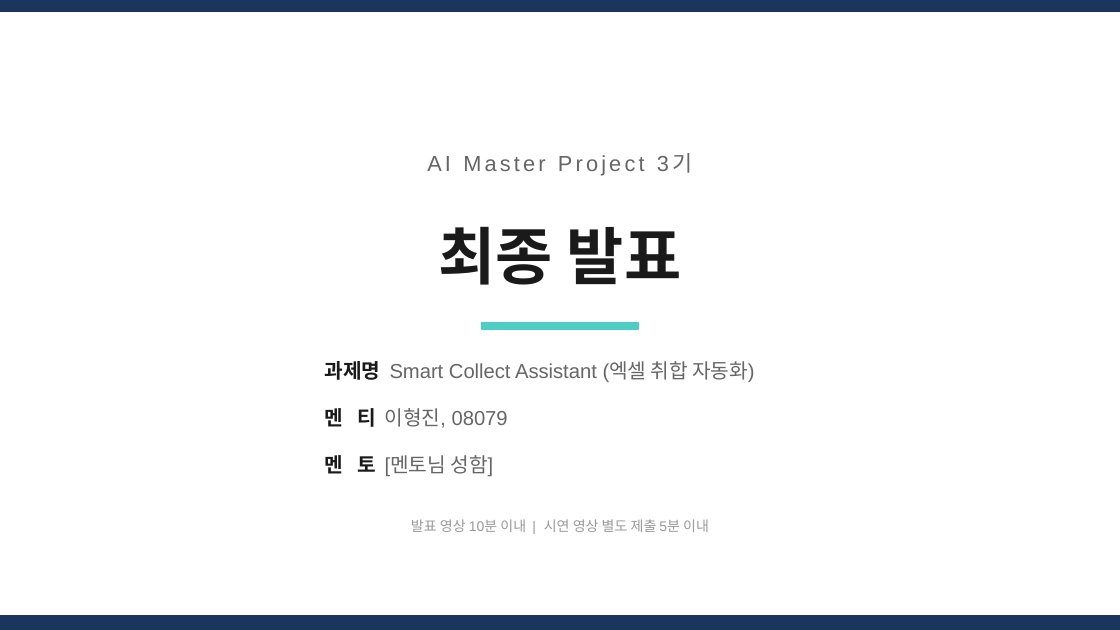
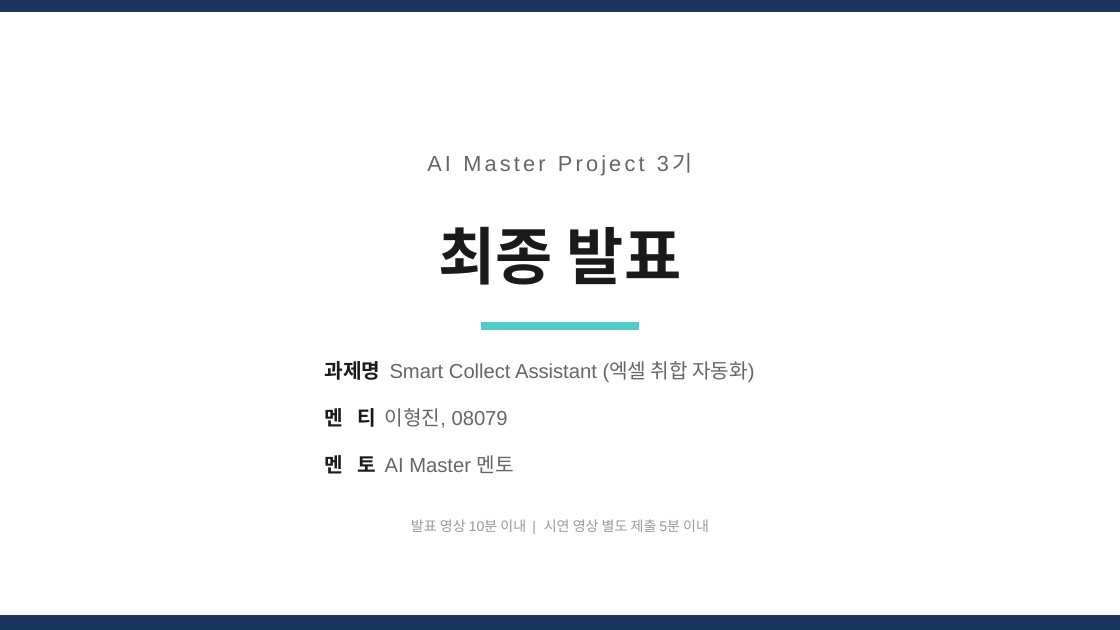
Before and after one commit to PinokioLee/smart-collect-assistant, a slide deck: slide 1 of presentation/AI_Master_최종발표_이형진_08079.pptx. Drawn at 1120x630 pixels with LibreOffice and Linux fonts; fonts in the diff are those of the drawing. Boxes give left, top, right and bottom in pixels: in the first picture for what was removed or moved away, otherwise in the second. Text is boxed around its words. In the diff, an @@ line names an element or a change of style, - is before the commit and + after.

```diff
--- a/presentation/AI_Master_최종발표_이형진_08079.pptx
+++ b/presentation/AI_Master_최종발표_이형진_08079.pptx
@@ text at (325, 455, 514, 474): text changed @@
-멘 토 [멘토님 성함]
+멘 토 AI Master 멘토
```
Also in this commit, not shown: 2 other slides changed, 33 other files.
